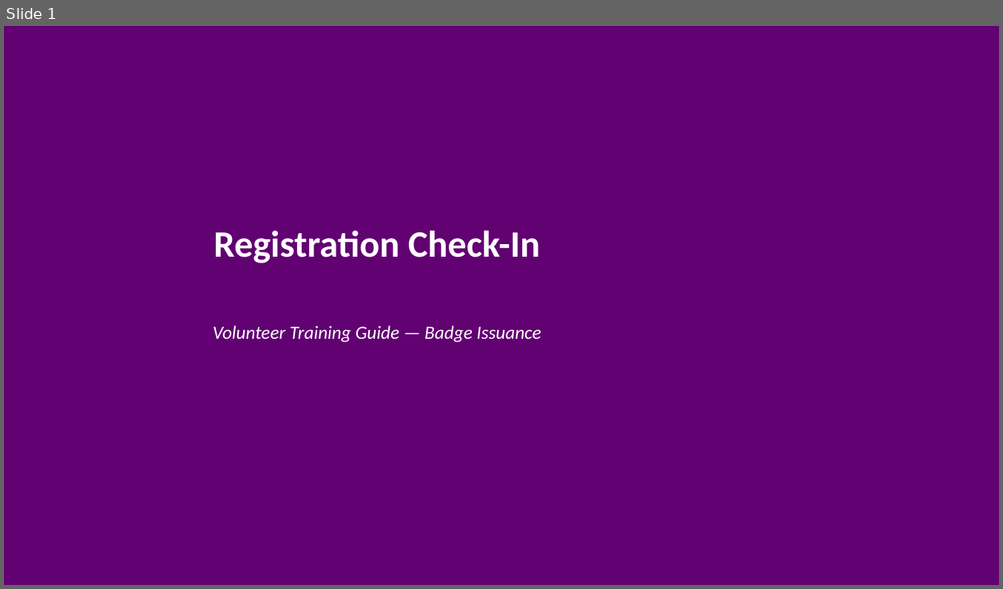
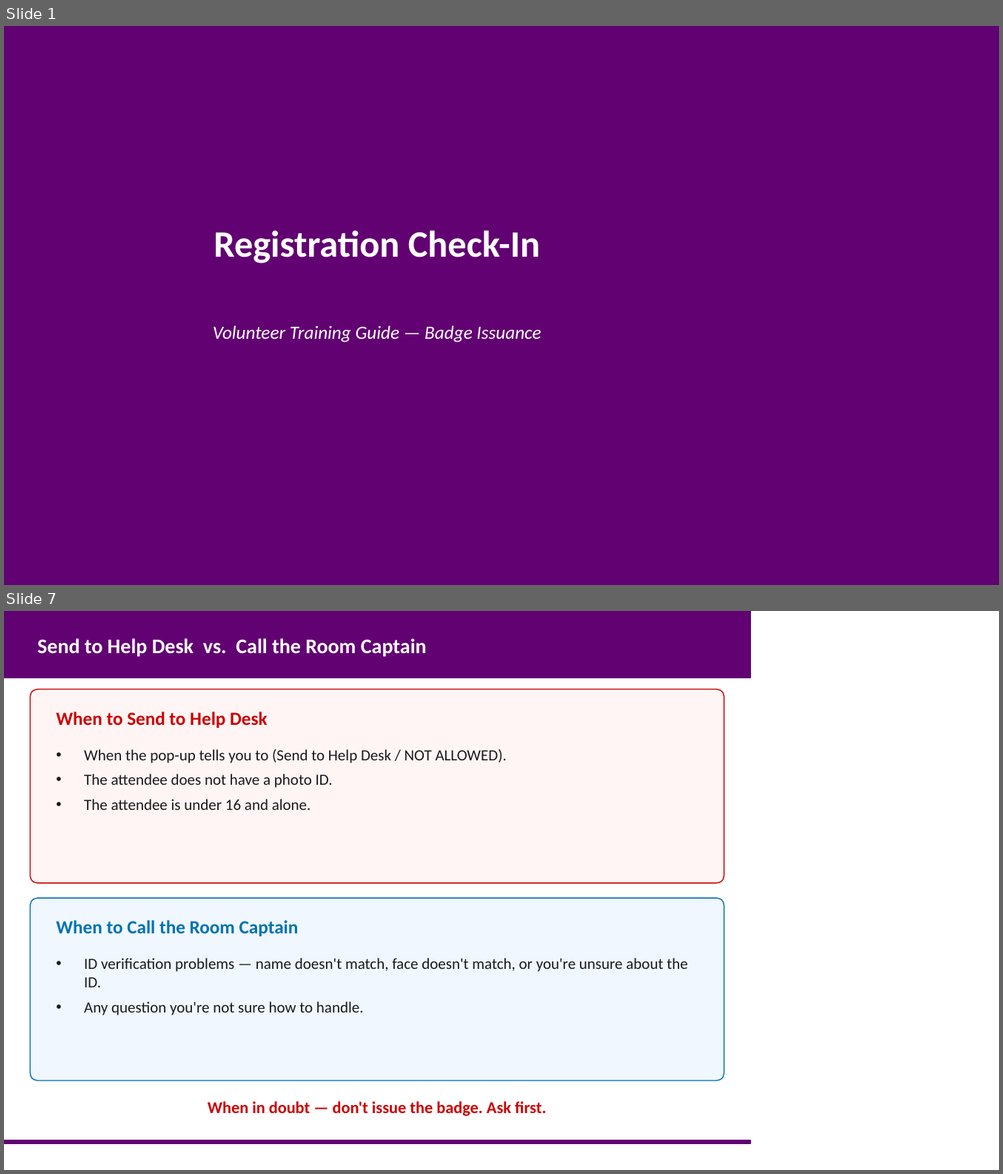
Before and after one commit to marks-lolcode/reg-plugin, a slide deck: TRAINING/reg-checkin.pptx. Shown one above the other, each under a label of ours: slide 1 before the commit, slides 1 and 7 after it; the slides between them are not shown. The pictures are 1003x589 and 1003x1174 pixels, drawn with LibreOffice and Linux fonts; fonts in the diff are those of the drawing. Boxes give left, top, right and bottom in pixels: in the first picture for what was removed or moved away, otherwise in the second. Text is boxed around its words. In the diff, an @@ line names an element or a change of style, - is before the commit and + after.

```diff
--- a/TRAINING/reg-checkin.pptx
+++ b/TRAINING/reg-checkin.pptx
@@ slide 7 added at [4, 611, 999, 1170], background #FFFFFF @@
@@ rectangle added at [4, 611, 750, 678], fill #620272, outline #620272 1 pt @@
@@ text added at [37, 638, 427, 657], 20 pt, text #FFFFFF, bold @@
+Send to Help Desk vs. Call the Room Captain
@@ rounded rectangle added at [30, 689, 724, 883], fill #FFF5F5, outline #CC0202 1 pt @@
@@ text added at [56, 712, 267, 728], 18 pt, text #CC0202, bold @@
+When to Send to Help Desk
@@ text added at [84, 749, 506, 810], 15 pt, text #1A1A1A @@
+• When the pop-up tells you to (Send to Help Desk / NOT ALLOWED).
+• The attendee does not have a photo ID.
+• The attendee is under 16 and alone.
@@ rounded rectangle added at [30, 898, 724, 1081], fill #F0F7FF, outline #0072B2 1 pt @@
@@ text added at [56, 920, 299, 937], 18 pt, text #0072B2, bold @@
+When to Call the Room Captain
@@ text added at [84, 958, 687, 1016], 15 pt, text #1A1A1A @@
+• ID verification problems — name doesn't match, face doesn't match, or you're unsure about the ID.
+• Any question you're not sure how to handle.
@@ text added at [208, 1102, 546, 1116], 16 pt, text #CC0202, bold @@
+When in doubt — don't issue the badge. Ask first.
@@ rectangle added at [4, 1141, 750, 1145], fill #620272, outline #620272 1 pt @@
```
Also in this commit, not shown: 2 slides changed, 3 other slides added, 10 slides removed, 7 other files.
